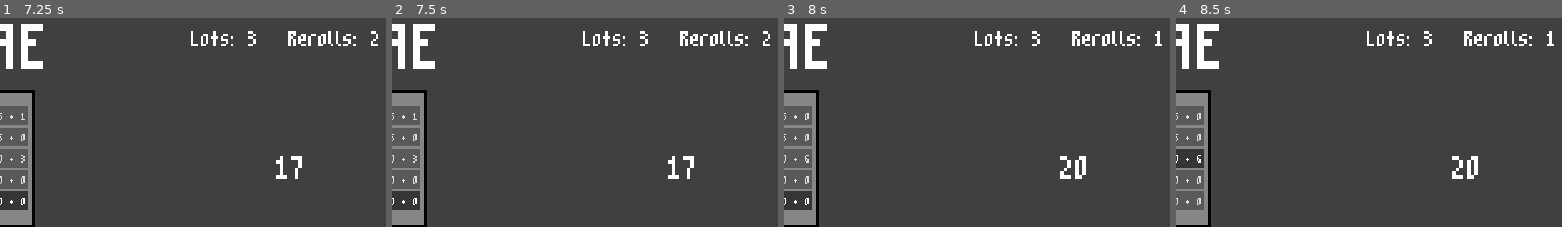
Above: before the commit, frames 1-4 (left to right).
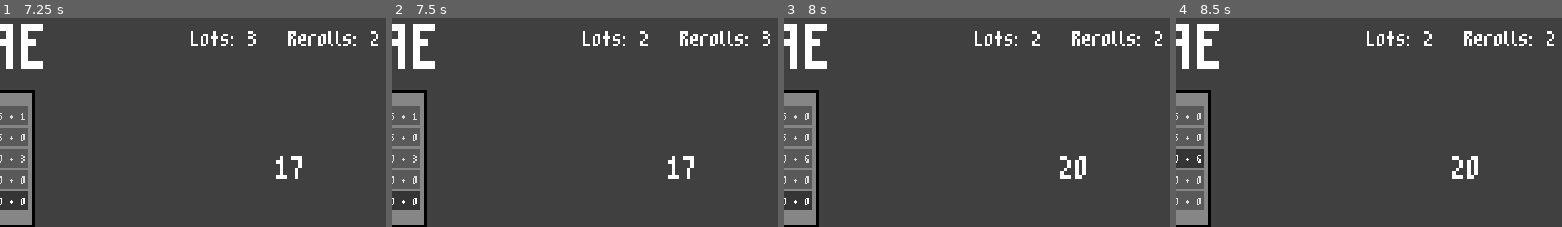
Above: after the commit, the same moments.

Repository: xander6424/DICESIRAE
Game: Godot game, scene res://scenes/main.tscn
Two runs of this game, one before a commit and one after it. Both use one fixed random seed, a clock stepped at 60 frames per second and the inputs below.
Inputs (mouse positions are % of the whole screen's width and height, from its top left):
- Up to frame 1 (7.25 s): click "SCORE" at 0.5 s; click (96, 93) at 1.25 s; click "5 + 0" at 2 s; click "5 + 1" at 2.75 s; click "5 + 0" at 3.5 s; click "10 + 3" at 4.25 s; click "20 + 0" at 5 s; click "30 + 0" at 5.75 s; click (96, 93) at 6.5 s
- Up to frame 2 (7.5 s): click "SCORE" at 7.25 s
- Up to frame 3 (8 s): no input
- Up to frame 4 (8.5 s): click "10 + 6" at 8 s
The pictures show only the part of the screen within x 29-79%, y 0-50%; the shares and areas given below are measured in that part.

Frame 1 is identical in both runs. In frame 2, 0.1% of the frame differs, in the area x 64-98%, y 8-14%; in frame 3, 0.1%, in the area x 64-98%, y 6-14%; in frame 4, 0.1%.

Commit message:
Decrease Lots
Scorecard emits a signal when the roll has been scored to then decrease the lot count and increase rerolls. There are many issues with this now.

Diff:
--- a/scenes/main.tscn
+++ b/scenes/main.tscn
@@ -138,4 +138,5 @@
 [connection signal="reset" from="DiceSet/Dice5" to="." method="_on_reset"]
 [connection signal="roll_done" from="DiceSet/Dice5" to="." method="_on_dice_roll_done"]
 [connection signal="saved_pressed" from="DiceSet/Dice5" to="." method="_on_saved_pressed"]
+[connection signal="update_game_status" from="Scorecard" to="." method="_update_game_status"]
 [connection signal="update_labels" from="Scorecard" to="." method="_on_update_labels"]
--- a/scripts/main.gd
+++ b/scripts/main.gd
@@ -11,20 +11,23 @@
 var dice_in_play = 5
 var roll_total = 0
 var dice_rolled = 0
-var reroll_checked: bool = false
 
-# Altered with a button press on scorecard
-var current_roll_scored = false
 
 func _ready() -> void:
 	update_score(roll_total)
 	_on_update_labels()
 
-func _process(delta: float) -> void:
+func _on_reset() -> void:
+	# Reset for new roll when pressing the roll button
+	dice_rolled = 0
+	roll_total = 0
+	Global.rolling_dice_list.clear()
+
+
+func _update_game_status(current_roll_scored: bool) -> void:
 	# Checks if all rerolls have been used
-	if Global.rerolls <= 0 and !reroll_checked:
+	if Global.rerolls <= 0:
 		roll_button.disabled = true
-		reroll_checked = true
 
 		# Append all remaining dice to saved list
 		if Global.rolling_dice_list.size() != 0:
@@ -34,20 +37,12 @@
 
 		# Go to the shop after all lots used
 		if Global.lots <= 0:
-			#roll_button.disabled = true
-			enter_shop()
+			enter_shop() # changes scene
 
 	if current_roll_scored:
 		Global.rerolls = 3
 		Global.lots -= 1
-		_on_update_labels() # after scoring actually happens
-		current_roll_scored = false
-
-func _on_reset() -> void:
-	# Reset for new roll when pressing the roll button
-	dice_rolled = 0
-	roll_total = 0
-	Global.rolling_dice_list.clear()
+		_on_update_labels()
 
 
 func _on_dice_roll_done(roll: int) -> void:
@@ -69,8 +64,10 @@
 			roll_total += dice
 
 		#dice_list.sort() for checking categories
-		update_score(roll_total)
+		update_score(roll_total) # temp
 		_on_update_labels()
+		_update_game_status(false)
+
 
 		# Show numbers in output (remove later)
 		print("DICE ROLLED: ", Global.rolling_dice_list)
@@ -81,13 +78,11 @@
 	score_label.text = str(score_total)
 
 func _on_update_labels() -> void:
-	print("HI")
 	lots_label.text = "Lots: " + str(Global.lots)
 	reroll_label.text = "Rerolls: " + str(Global.rerolls)
 	grand_total_label.text = "TOTAL: " + str(Global.grand_total)
 
 
-# SIGNAL CALL
 func score_dice() -> bool:
 	print("SCORING TIME")
 
@@ -130,7 +125,3 @@
 		roll_button.disabled = true
 	else:
 		roll_button.disabled = false
-
-	# Show numbers in output (remove later)
-	print("DICE ROLLED: ", Global.rolling_dice_list)
-	print("DICE SAVED: ", Global.saved_dice_list)
--- a/scripts/scorecard.gd
+++ b/scripts/scorecard.gd
@@ -1,6 +1,7 @@
 extends Control
 
 signal update_labels()
+signal update_game_status(current_roll_scored: bool)
 
 @onready var score_button: Button = %ScoreButton
 @onready var category_label_list = [%CategoryLabel1, %CategoryLabel2, %CategoryLabel3, %CategoryLabel4, %CategoryLabel5]
@@ -81,6 +82,7 @@
 			Global.grand_total += scored_total
 
 		update_labels.emit()
+		update_game_status.emit(true)
 
 	else:
 		print("Please select a category")
